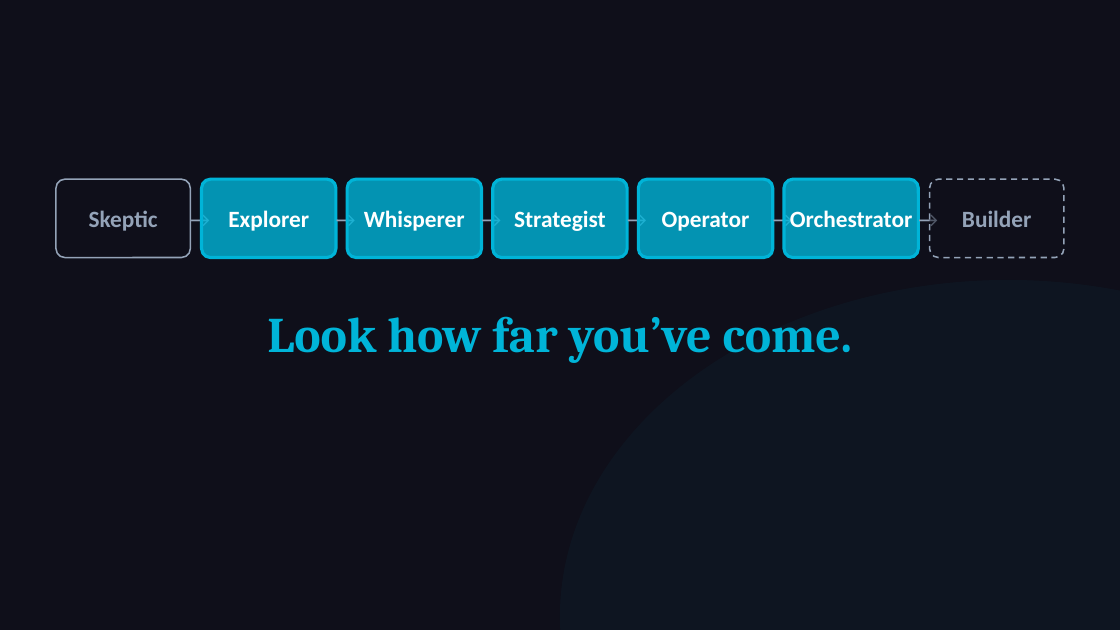
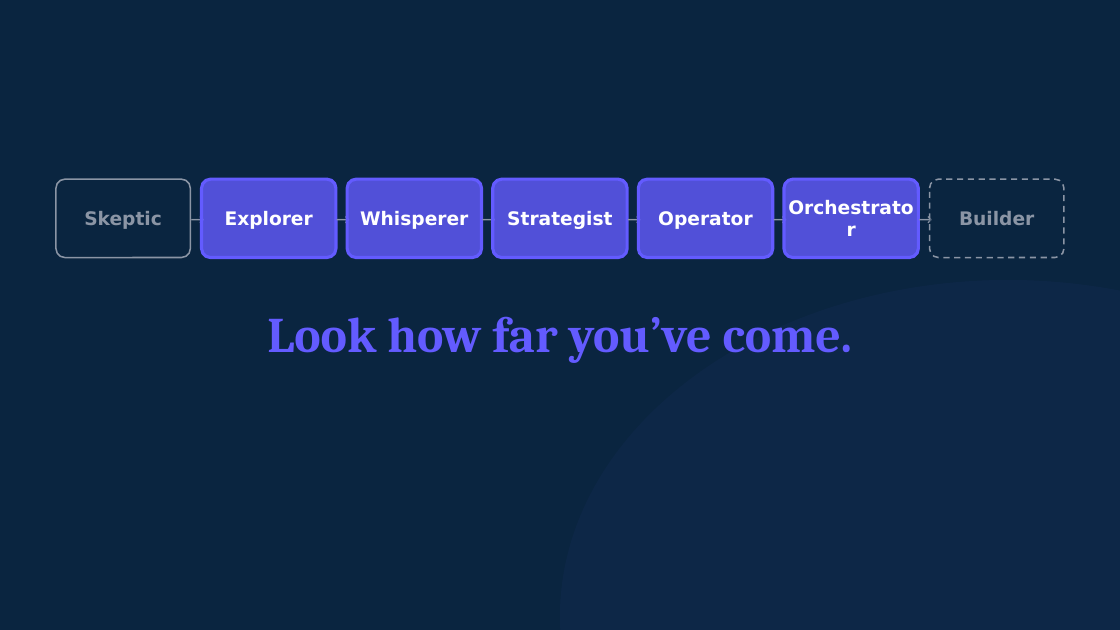
Before and after one commit to michaelengland/ai-best-practices, a slide deck: slide 19 of decks/workshop-orchestrator/workshop-orchestrator.pptx. Drawn at 1120x630 pixels with LibreOffice and Linux fonts; fonts in the diff are those of the drawing. Boxes give left, top, right and bottom in pixels: in the first picture for what was removed or moved away, otherwise in the second. Text is boxed around its words. In the diff, an @@ line names an element or a change of style, - is before the commit and + after.

```diff
--- a/decks/workshop-orchestrator/workshop-orchestrator.pptx
+++ b/decks/workshop-orchestrator/workshop-orchestrator.pptx
@@ background #0F0F1A to #0A2540 @@
@@ text "Skeptic" at (84, 211, 162, 229): size 15 to 12 pt, font Calibri to DejaVu Sans, text colour #94A3B8 to #8B95A5 @@
@@ rounded rectangle at (56, 179, 190, 258): fill #0F0F1A at 50% opacity to #0A2540 at 50% opacity; outline #94A3B8 1 pt to #8B95A5 1 pt @@
@@ size 15 to 12 pt, font Calibri to DejaVu Sans in 5 elements at (225, 211, 313, 229), (360, 211, 468, 229), (507, 211, 612, 229), (658, 211, 752, 229), (784, 179, 918, 258) @@
@@ fill #00B4D8 at 80% opacity to #635BFF at 80% opacity; outline #00B4D8 2 pt to #635BFF 2 pt in 5 elements at (202, 179, 336, 258), (347, 179, 482, 258), (493, 179, 627, 258), (638, 179, 773, 258), (784, 179, 918, 258) @@
@@ size 14 to 11 pt, font Calibri to DejaVu Sans, text colour #94A3B8 to #8B95A5 in 6 elements at (190, 179, 202, 258), (336, 179, 347, 258), (482, 179, 493, 258), (627, 179, 638, 258), (773, 179, 784, 258), (918, 179, 930, 258) @@
@@ text "Builder" at (959, 211, 1034, 225): size 15 to 12 pt, font Calibri to DejaVu Sans, text colour #94A3B8 to #8B95A5 @@
@@ rounded rectangle at (930, 179, 1064, 258): fill #0F0F1A at 50% opacity to #0A2540 at 50% opacity; outline #94A3B8 1 pt dashed to #8B95A5 1 pt dashed @@
@@ ellipse at (560, 280, 1120, 630): fill #00B4D8 at 4% opacity to #635BFF at 4% opacity @@
@@ text "Look how far you’ve come." at (267, 316, 852, 363): text colour #00B4D8 to #635BFF @@
```
Also in this commit, not shown: 19 other slides changed, 34 other files.
